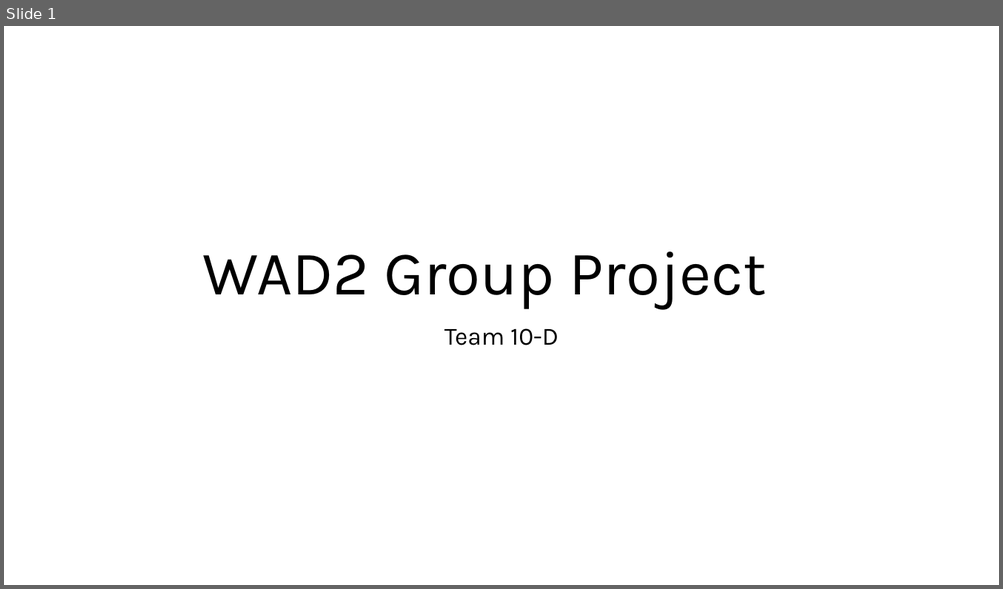
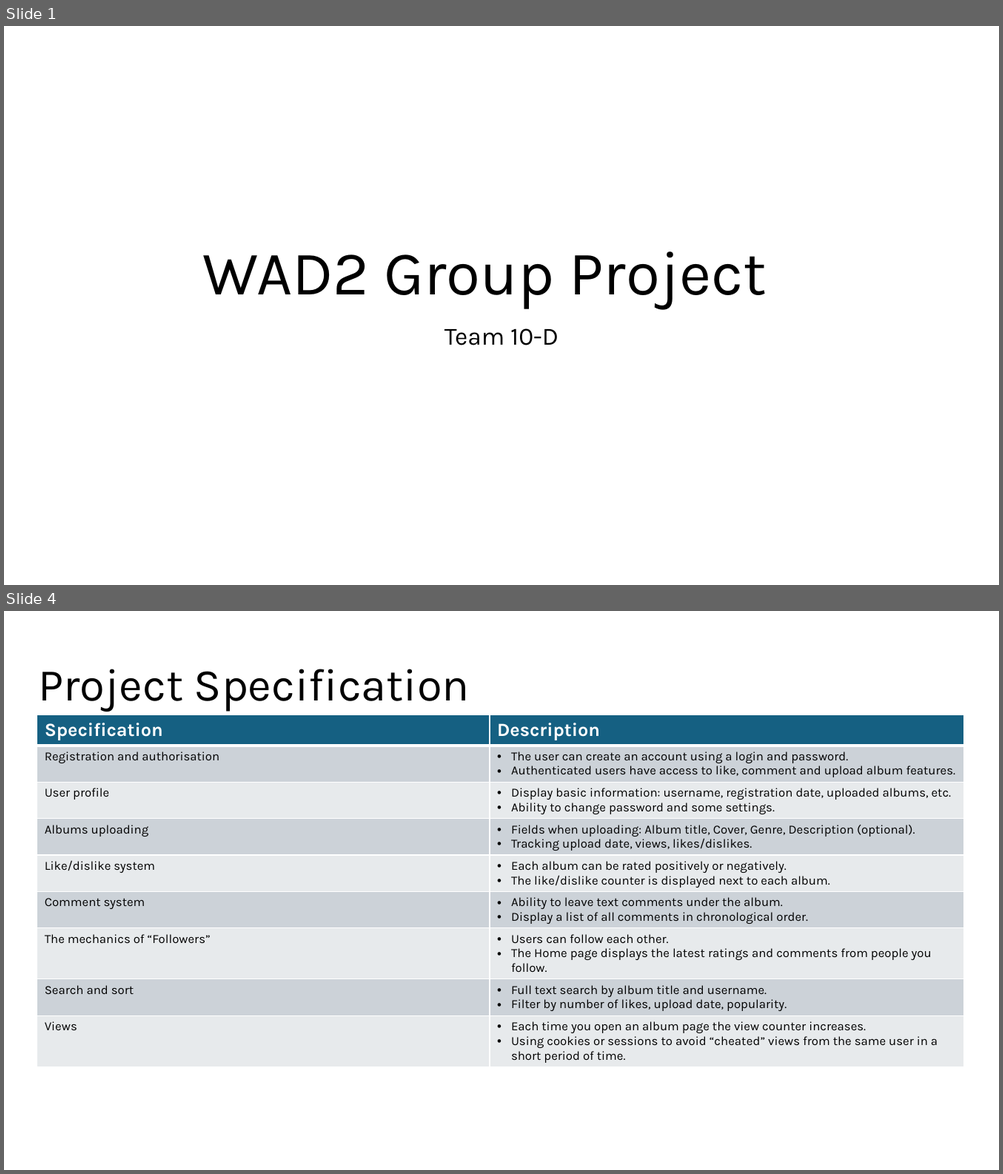
Before and after one commit to MalachyMcGinnity/WAD2GroupProject, a slide deck: WAD2 Group Project Design Spec.pptx. Shown one above the other, each under a label of ours: slide 1 before the commit, slides 1 and 4 after it; the slides between them are not shown. The pictures are 1003x589 and 1003x1174 pixels, drawn with LibreOffice and Linux fonts; fonts in the diff are those of the drawing. Boxes give left, top, right and bottom in pixels: in the first picture for what was removed or moved away, otherwise in the second. Text is boxed around its words. In the diff, an @@ line names an element or a change of style, - is before the commit and + after.

```diff
--- a/WAD2 Group Project Design Spec.pptx
+++ b/WAD2 Group Project Design Spec.pptx
@@ slide 4 added at <box>4,611,999,1170</box>, background #FFFFFF @@
@@ title added at <box>38,669,469,712</box>, 44 pt, text #000000 @@
+Project Specification
@@ table added at <box>37,715,964,1066</box>, 9 rows, 2 columns @@
+Specification | Description
+Registration and authorisation | The user can create an account using a login and password. / Authenticated users have access to like, comment and upload album features.
+User profile | Display basic information: username, registration date, uploaded albums, etc. / Ability to change password and some settings.
+Albums uploading | Fields when uploading: Album title, Cover, Genre, Description (optional). / Tracking upload date, views, likes/dislikes.
+Like/dislike system | Each album can be rated positively or negatively. / The like/dislike counter is displayed next to each album.
+Comment system | Ability to leave text comments under the album. / Display a list of all comments in chronological order.
+The mechanics of “Followers” | Users can follow each other. / The Home page displays the latest ratings and comments from people you follow.
+Search and sort | Full text search by album title and username. / Filter by number of likes, upload date, popularity.
+Views | Each time you open an album page the view counter increases. / Using cookies or sessions to avoid “cheated” views from the same user in a short period of time.
```
Also in this commit, not shown: 2 slides changed, 2 other slides added, 1 slide removed.
